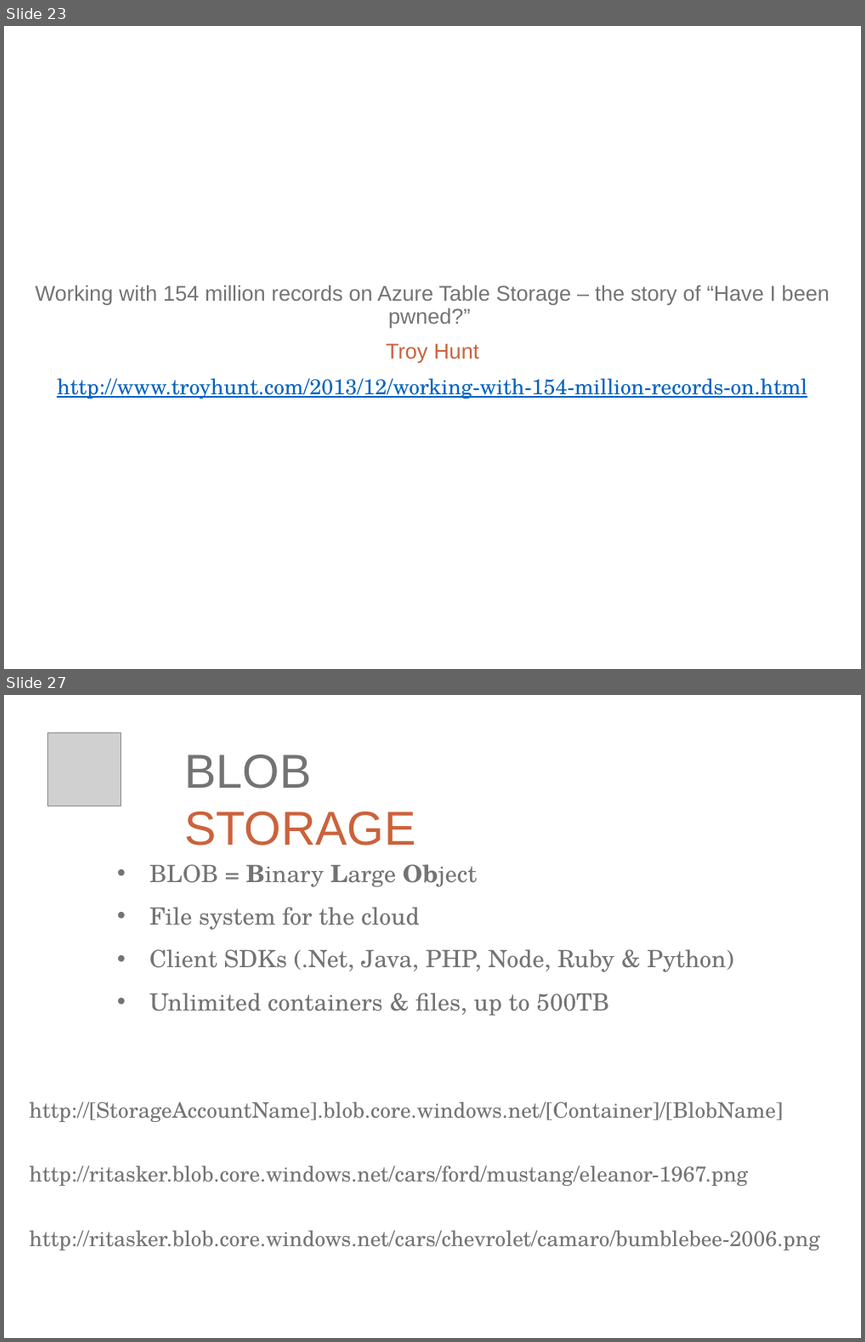
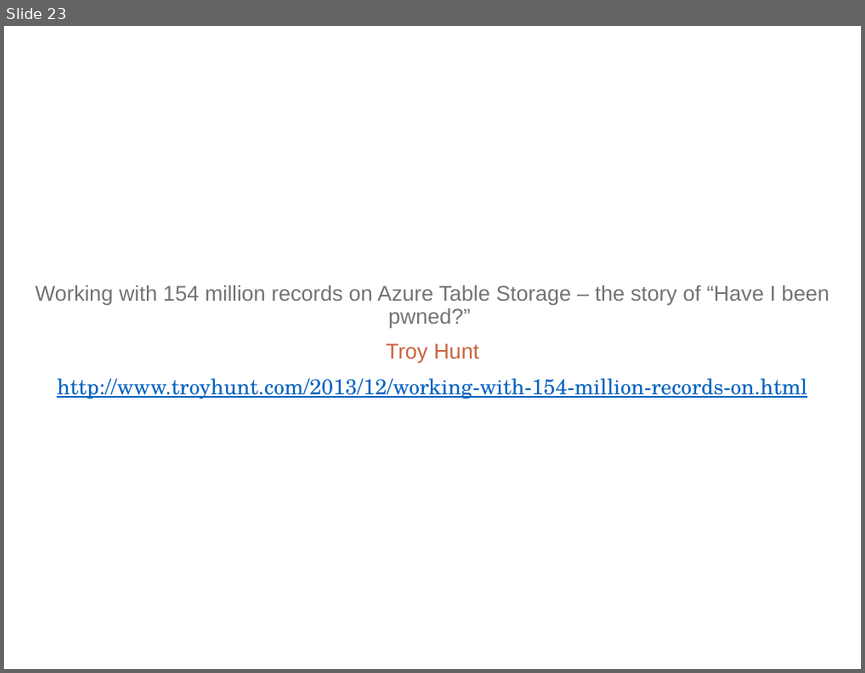
Before and after one commit to ritasker/Presentations-Archive, a slide deck: Current/Azure The Good Parts Web Apps/AzureTheGoodParts-WebApps.pptx. Shown one above the other, each under a label of ours: slides 23 and 27 before the commit, slide 23 after it; the slides between them are not shown. The pictures are 865x1342 and 865x673 pixels, drawn with LibreOffice and Linux fonts; fonts in the diff are those of the drawing; grey boxes stand for pictures; background and template pictures are left out. Boxes give left, top, right and bottom in pixels: in the first picture for what was removed or moved away, otherwise in the second. Text is boxed around its words. In the diff, an @@ line names an element or a change of style, - is before the commit and + after.

```diff
--- a/Current/Azure The Good Parts Web Apps/AzureTheGoodParts-WebApps.pptx
+++ b/Current/Azure The Good Parts Web Apps/AzureTheGoodParts-WebApps.pptx
@@ slide 27 removed at (x1=4, y1=695, x2=861, y2=1338), background picture (left out) @@
@@ picture removed at (x1=47, y1=732, x2=120, y2=805) @@
@@ text removed at (x1=184, y1=755, x2=415, y2=845) @@
-BLOB STORAGE
@@ text removed at (x1=149, y1=864, x2=733, y2=1015) @@
-• BLOB = Binary Large Object
-• File system for the cloud
-• Client SDKs (.Net, Java, PHP, Node, Ruby & Python)
-• Unlimited containers & files, up to 500TB
@@ text removed at (x1=30, y1=1101, x2=820, y2=1250) @@
-http://[StorageAccountName].blob.core.windows.net/[Container]/[BlobName]
-http://ritasker.blob.core.windows.net/cars/ford/mustang/eleanor-1967.png
-http://ritasker.blob.core.windows.net/cars/chevrolet/camaro/bumblebee-2006.png
```
Also in this commit, not shown: 10 slides added, 6 other slides removed, 1 other file.
